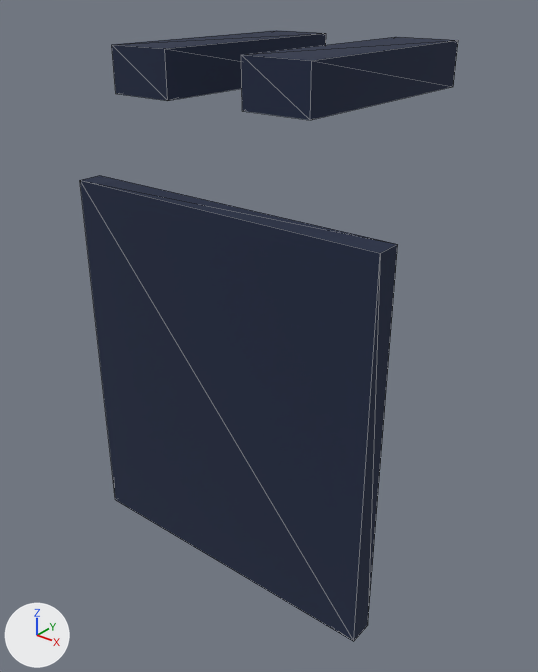
The glTF model jarvis/ui/web/frontend/src/assets/society/figures/parts/biped/torso_over-apron.glb as it was, and as the next commit left it.
Camera for both pictures: a 50 mm camera at (0.842, -1.112, 1.35) aimed at (-0.014, -0.042, 0.686). Arrows for +X, +Y and +Z are at lower left; the lights stay in place. The first picture is the older version. Mesh edges are drawn as thin lines. Vertices at exactly the same position are counted once.

In view in the first picture: 'torso_over-apron'.
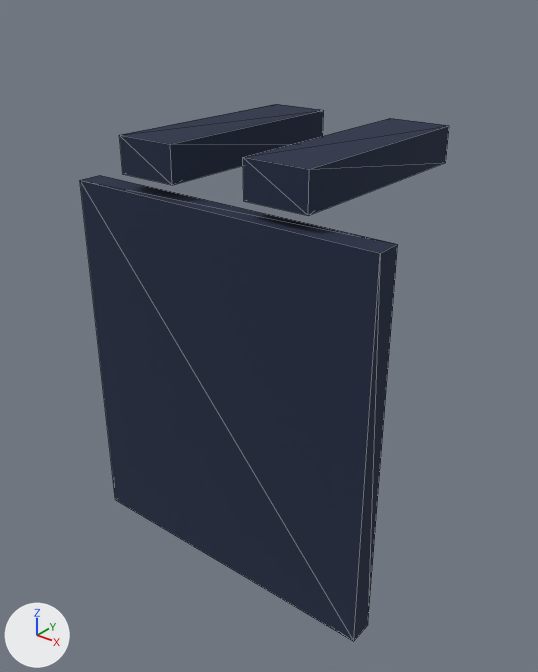
The change, as a list of edits to the scene's bpy script:
```text
Change me_torso_over_apron_001:
    used by ob_torso_over_apron; location = (0.0, 0.0, 0.0)
    remove me_torso_over_apron_001.from_pydata(...)  # 24 vertices, 36 faces; spans x -0.335..0.335, y -0.225..0.225, z 0.226..1.243
    add me_torso_over_apron_001.from_pydata(...)  # 24 vertices, 36 faces; spans x -0.335..0.335, y -0.225..0.225, z 0.226..1.094
    me_torso_over_apron_001 part 1: the loose piece of 8 vertices spanning x 0.08..0.208, y -0.225..0.225, z 1.164..1.243 is scaled about its middle by (1, 1, 0.875), then moved by (0.0, 0.0, -0.145)
    me_torso_over_apron_001 part 2: the loose piece of 8 vertices spanning x -0.208..-0.08, y -0.225..0.225, z 1.164..1.243 is scaled about its middle by (1, 1, 0.875), then moved by (0.0, 0.0, -0.145)
```

Pixel boxes (x1, y1, x2, y2) of what changed, in the pictures (538 x 672 px; the box of a moved part takes in the faces that stretch with it):
'torso_over-apron', reshaped (12% shorter): before (80, 30, 458, 642); after (80, 104, 449, 642)
part 1 of me_torso_over_apron_001, moved or reshaped: before (241, 37, 458, 120); after (243, 118, 449, 216)
part 2 of me_torso_over_apron_001, moved or reshaped: before (112, 30, 326, 101); after (119, 104, 324, 185)
